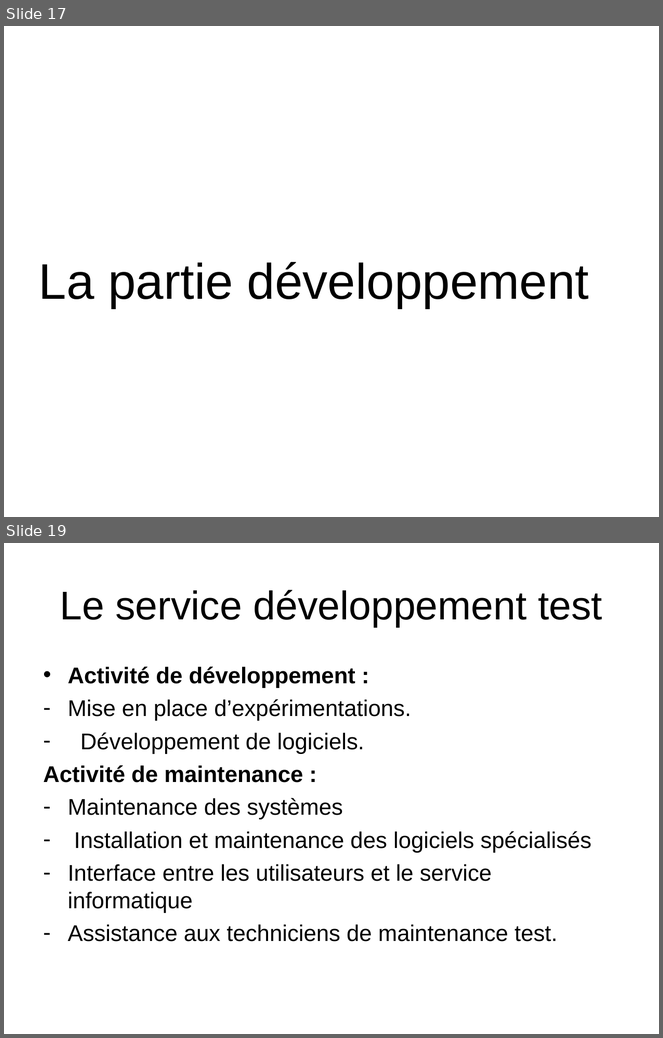
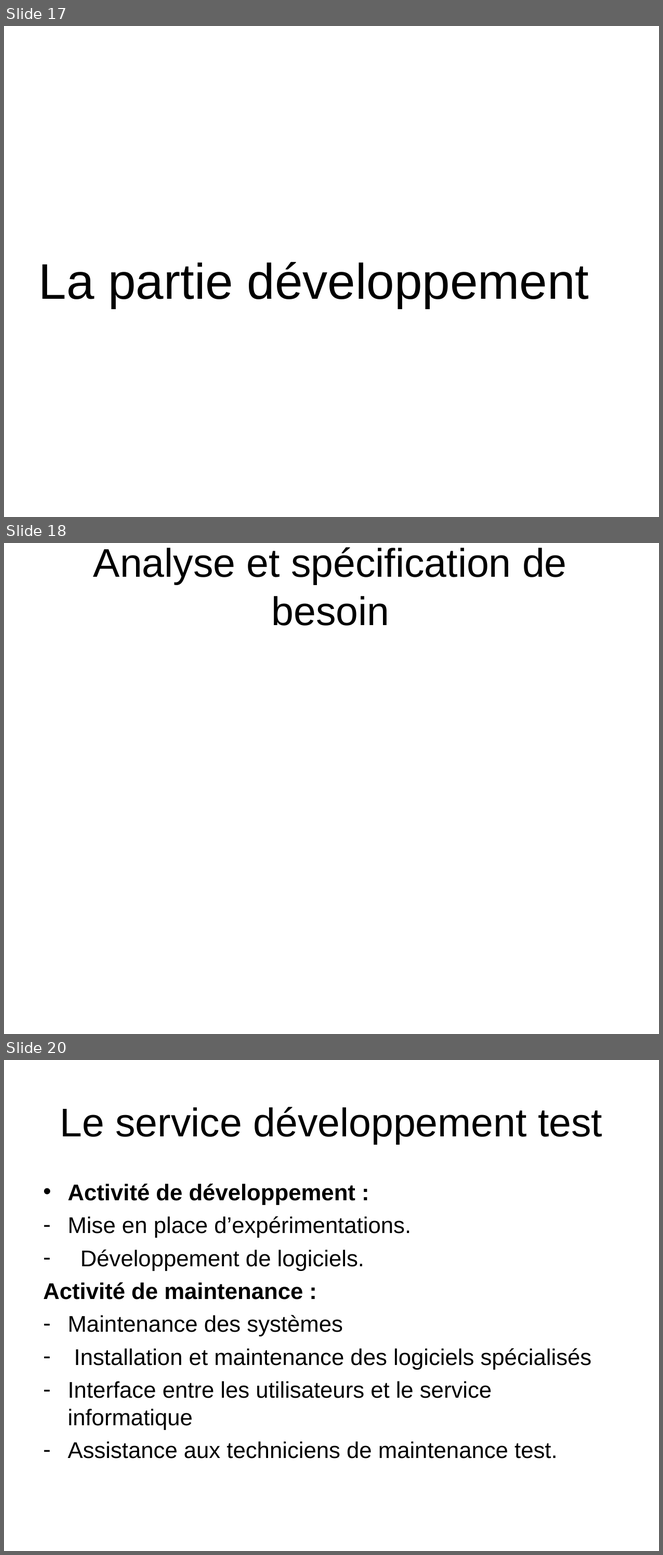
Before and after one commit to HabibAroua/Criminel_dep, a slide deck: documentation/presentation/P1/2734.ppt. Shown one above the other, each under a label of ours: slides 17 and 19 before the commit, slides 17, 18 and 20 after it; the slides between them are not shown. The pictures are 663x1038 and 663x1555 pixels, drawn with LibreOffice and Linux fonts; fonts in the diff are those of the drawing; background and template pictures are left out. Boxes give left, top, right and bottom in pixels: in the first picture for what was removed or moved away, otherwise in the second. Text is boxed around its words. In the diff, an @@ line names an element or a change of style, - is before the commit and + after.

```diff
--- a/documentation/presentation/P1/2734.ppt
+++ b/documentation/presentation/P1/2734.ppt
@@ slide 18 added at [4,543,659,1034], background picture (left out) @@
@@ title added at [93,547,567,626], 44 pt, text #000000 @@
+Analyse et spécification de besoin
@@ what was slide 19 is now slide 20 @@
```
Also in this commit, not shown: 1 other slide added, 1 slide removed.
